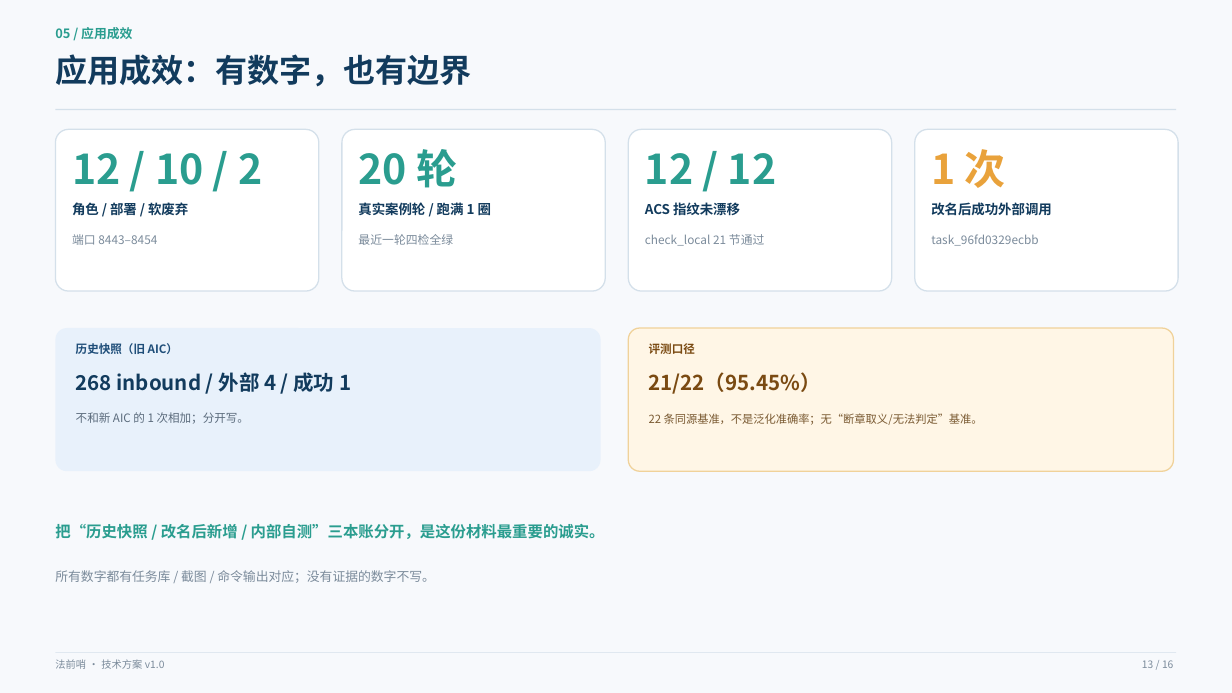
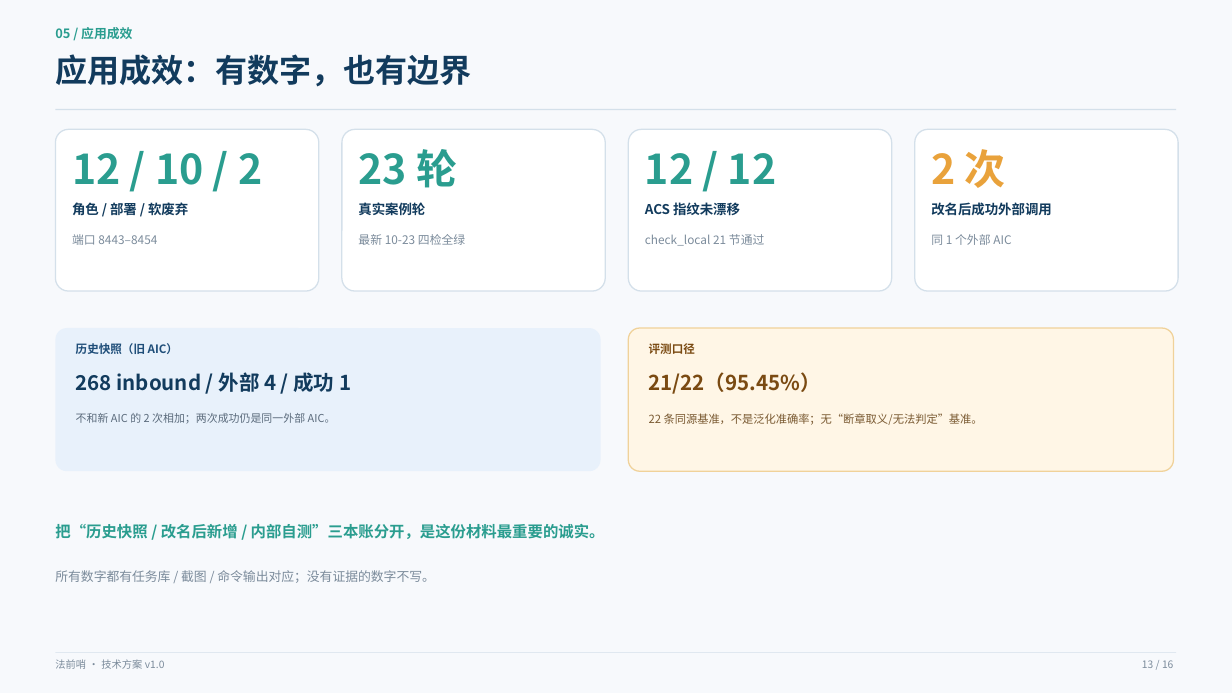
Before and after one commit to ZhaoStudent/witrelate, a slide deck: slide 13 of docs/aicomp/法前哨-答辩PPT.pptx. Drawn at 1232x693 pixels with LibreOffice and Linux fonts; fonts in the diff are those of the drawing. Boxes give left, top, right and bottom in pixels: in the first picture for what was removed or moved away, otherwise in the second. Text is boxed around its words. In the diff, an @@ line names an element or a change of style, - is before the commit and + after.

Commit message:
docs: 记录第二次外部成功，统一 PPT/技术方案/佐证口径

```diff
--- a/docs/aicomp/法前哨-答辩PPT.pptx
+++ b/docs/aicomp/法前哨-答辩PPT.pptx
@@ text at (358, 149, 457, 188): text changed @@
-20 轮
+23 轮
@@ text at (931, 149, 1006, 188): text changed @@
-1 次
+2 次
@@ text at (358, 202, 425, 215): text changed @@
-真实案例轮 / 跑满 1 圈
+真实案例轮
@@ text at (358, 234, 465, 245): text changed @@
-最近一轮四检全绿
+最新 10-23 四检全绿
@@ text at (931, 234, 1011, 245): text changed @@
-task_96fd0329ecbb
+同 1 个外部 AIC
@@ text at (76, 413, 336, 424): text changed; size 9 to 8.5 pt @@
-不和新 AIC 的 1 次相加；分开写。
+不和新 AIC 的 2 次相加；两次成功仍是同一外部 AIC。
```
Also in this commit, not shown: 2 other slides changed, 16 other files.
